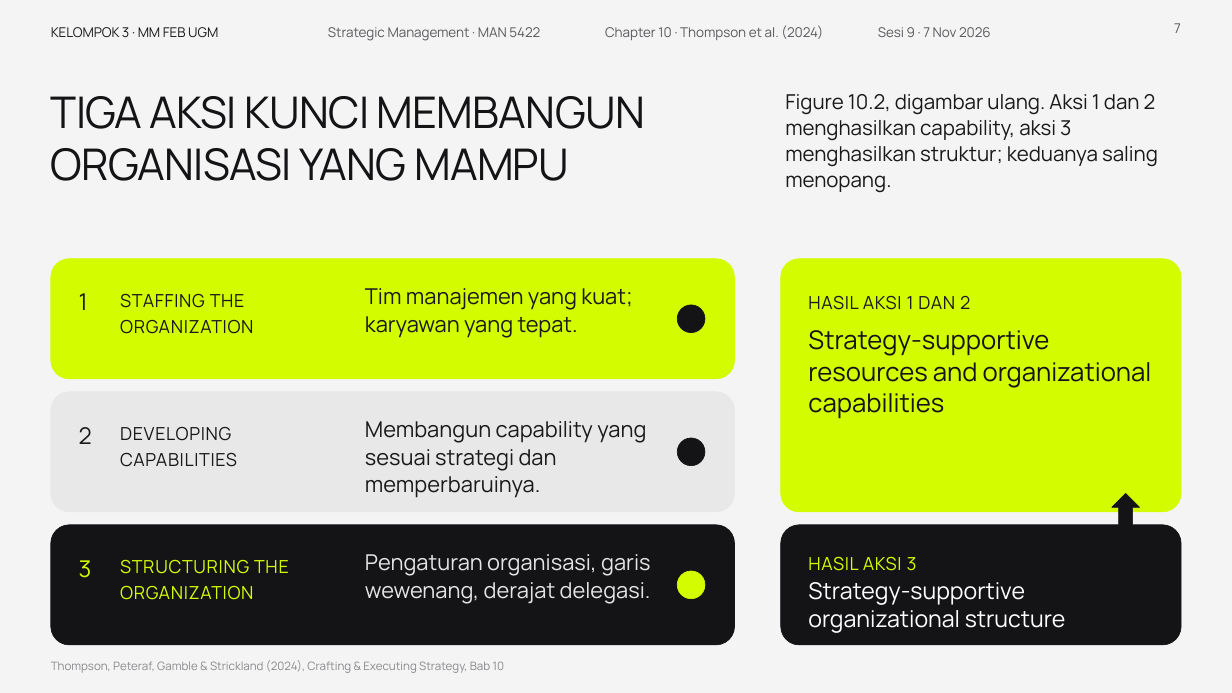
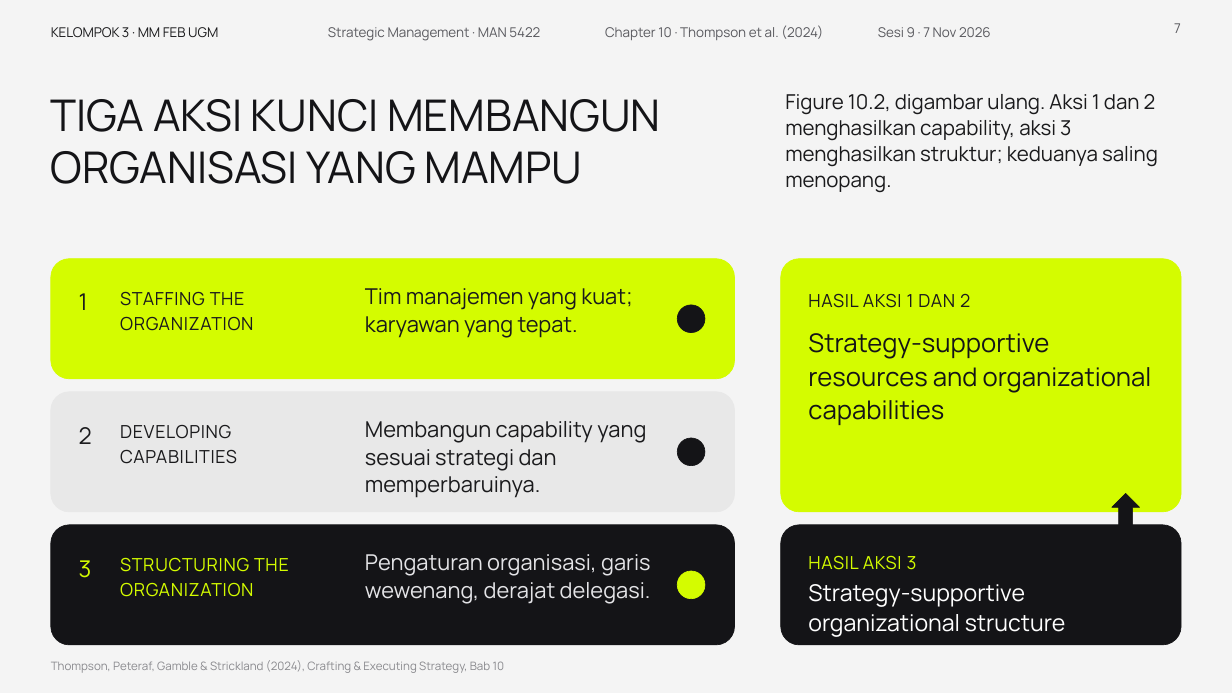
Before and after one commit to aslihabnuri/Dom-Manipulation, a slide deck: slide 7 of presentasi_ch10_kelompok3/SMJKT_Group 3_Aslih_Chapter 10 Strategy Execution.pptx. Drawn at 1232x693 pixels with LibreOffice and Linux fonts; fonts in the diff are those of the drawing; background and template pictures are left out. Boxes give left, top, right and bottom in pixels: in the first picture for what was removed or moved away, otherwise in the second. Text is boxed around its words. In the diff, an @@ line names an element or a change of style, - is before the commit and + after.

```diff
--- a/presentasi_ch10_kelompok3/SMJKT_Group 3_Aslih_Chapter 10 Strategy Execution.pptx
+++ b/presentasi_ch10_kelompok3/SMJKT_Group 3_Aslih_Chapter 10 Strategy Execution.pptx
@@ text "TIGA AKSI KUNCI MEMBANGUN ORGANISASI ..." at (51, 99, 660, 184): letter spacing -0.5 to 0 pt; line spacing 0.98 to 1 @@
@@ line spacing 1.22 to 1.15 in 4 elements at (120, 291, 253, 331), (120, 425, 237, 464), (120, 557, 289, 597), (808, 293, 970, 308) @@
@@ text "Strategy-supportive resources and organizational capabilitie ..." at (808, 333, 1152, 425): line spacing 1.02 to 1.1 @@
@@ text "Strategy-supportive organizational structure" at (808, 584, 1066, 637): line spacing 1.02 to 1.1 @@
```
Also in this commit, not shown: 19 other slides changed, 3 other files.
